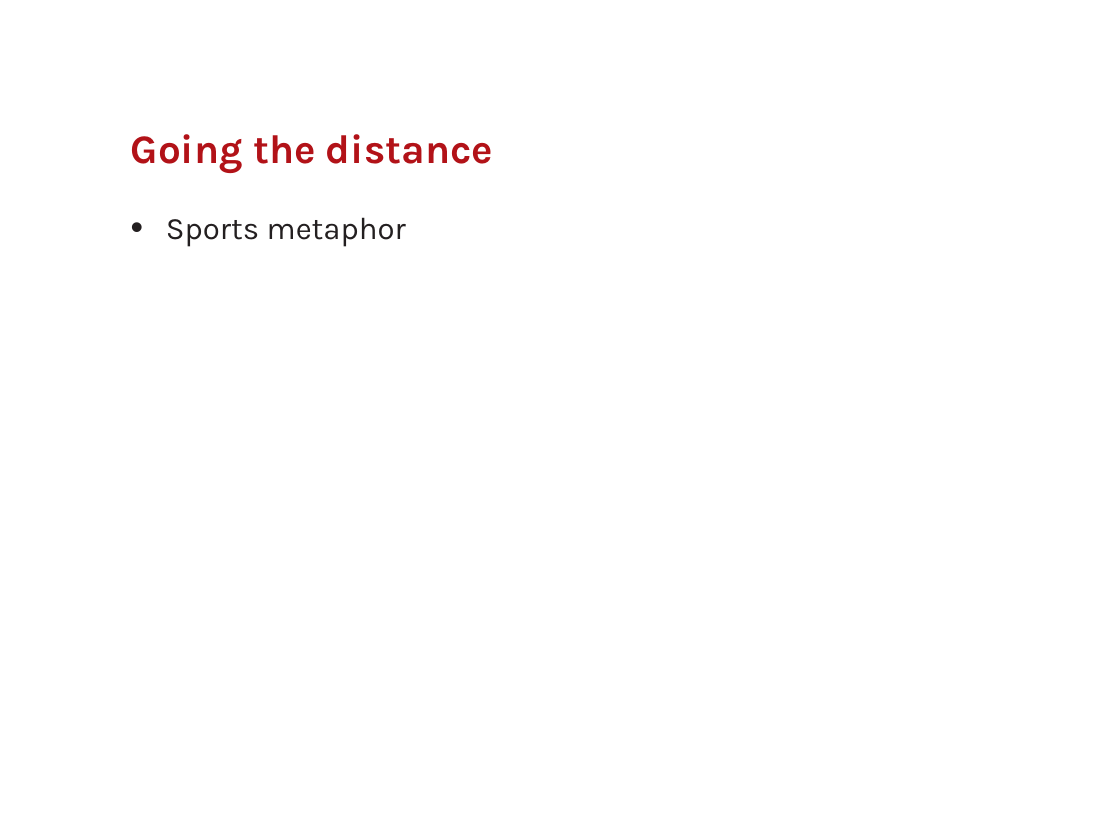
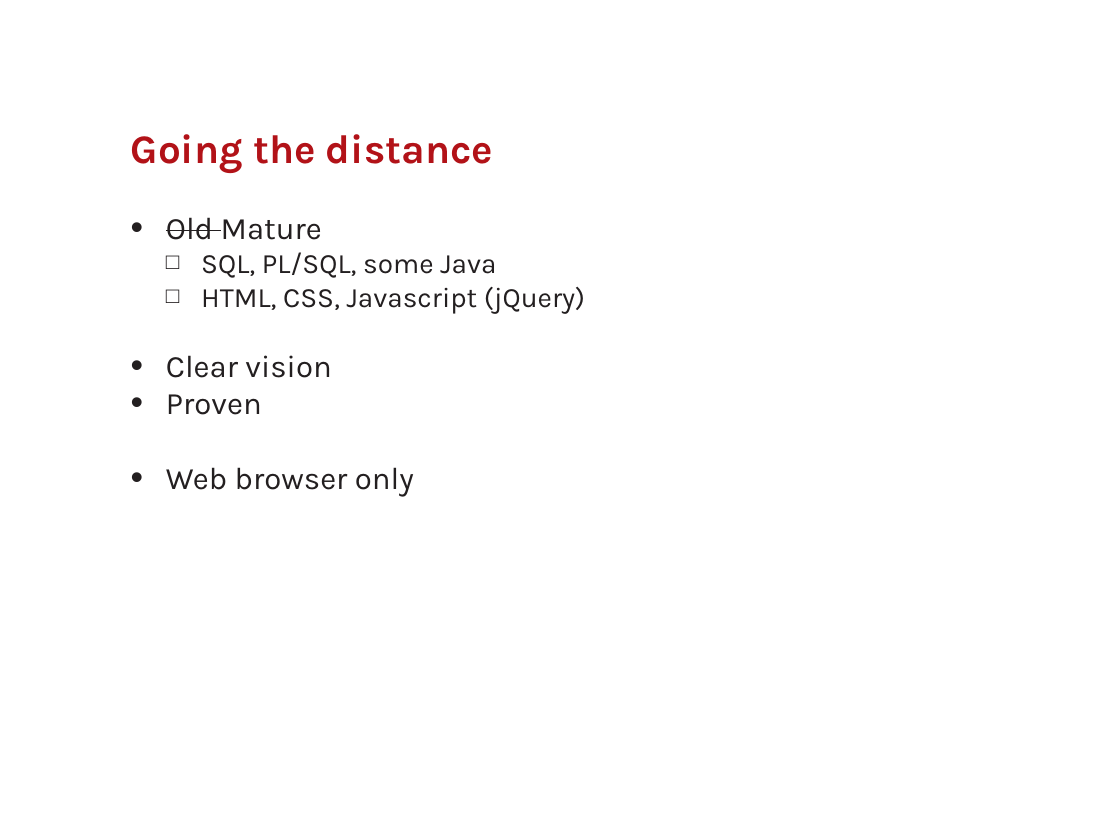
Before and after one commit to SullivanC137/Apex-Workshops, a slide deck: slide 4 of Going the distance/goingTheDistance.pptx (slide 2 before the commit). Drawn at 1120x840 pixels with LibreOffice and Linux fonts; fonts in the diff are those of the drawing; background and template pictures are left out. Boxes give left, top, right and bottom in pixels: in the first picture for what was removed or moved away, otherwise in the second. Text is boxed around its words. In the diff, an @@ line names an element or a change of style, - is before the commit and + after.

```diff
--- a/Going the distance/goingTheDistance.pptx
+++ b/Going the distance/goingTheDistance.pptx
@@ text at box(166, 217, 585, 497): text changed; size 20 to 18 pt @@
-• Sports metaphor
+• Old Mature
+  □ SQL, PL/SQL, some Java
+  □ HTML, CSS, Javascript (jQuery)
+• Clear vision
+• Proven
+• Web browser only
```
Also in this commit, not shown: 4 other slides changed, 3 other files.
